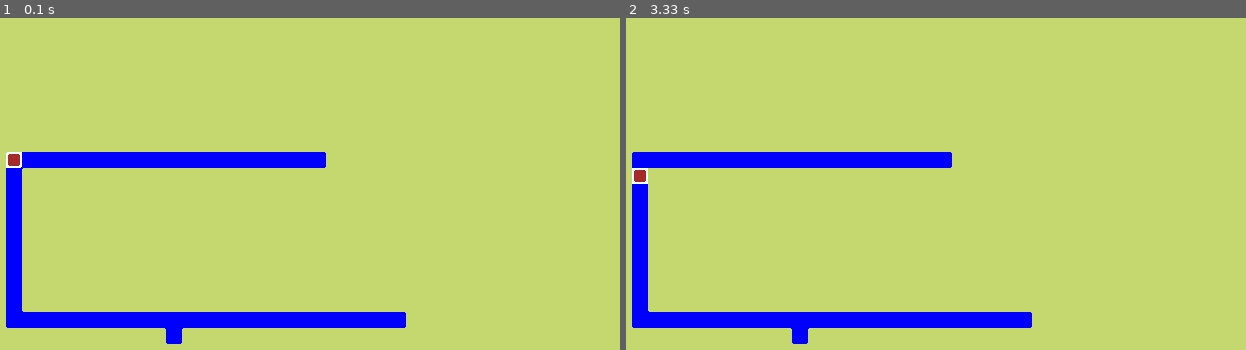
Above: before the commit, frames 1-2 (left to right).
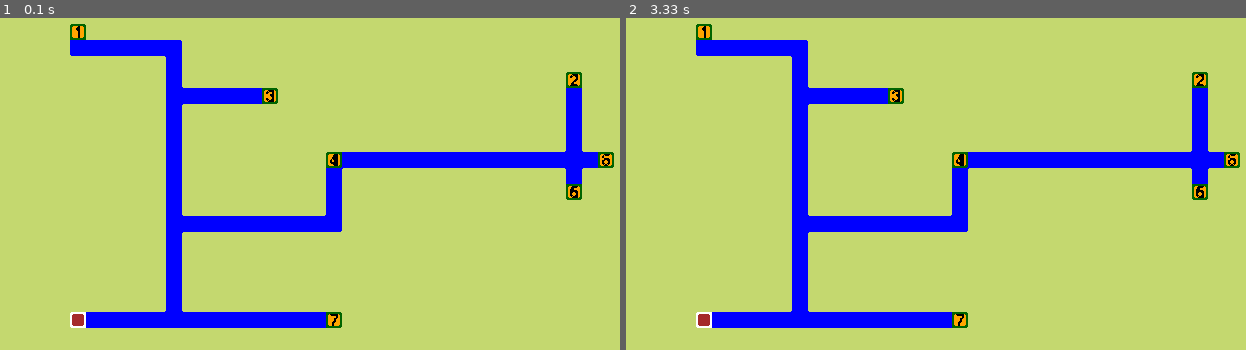
Above: after the commit, the same moments.

Repository: Feenix33/PyGameG
Game: pygame game, started from Roads/roads.py
Same seed, same stepped clock (60 frames per second), same inputs: the game is played once before the commit and once after it.
Inputs:
- Up to frame 1 (0.1 s): no input
- Up to frame 2 (3.33 s): tap D at 0.33 s; tap Enter at 1.67 s; tap 0 at 3 s

The runs differ from the first frame. In frame 1, 13% of the frame differs, in the area x 0-100%, y 1-99%; in frame 2, 13%.

Commit message:
Update for stations and moving trucks

Diff:
--- a/Roads/entity.py
+++ b/Roads/entity.py
@@ -49,6 +49,9 @@
         return self._surf
 
     @property
+    def w(self): return self.wh[0]
+
+    @property
     def h(self): return self.wh[1]
 
     @property
--- a/Roads/gamemap.py
+++ b/Roads/gamemap.py
@@ -14,23 +14,49 @@
     def get(self):
         return heapq.heappop(self.elements)[1]
 
+    world_width = 50
+    world_height = 30
 
 class GameMap:
     def __init__(self, width, height):
+
         self.width = width
         self.height = height
         self.tiles = [[0 for y in range(self.height)] for x in range(self.width)]
+        self.stations = []
+        self.trucks = []
 
-    #def initialize_tiles(self):
-    #    tiles = [[Tile(True) for y in range(self.height)] for x in range(self.width)]
-    #    return tiles
+
+    def make_map_from_file(self):
+        with open("plan.txt", "r") as reader:
+            txt_map = reader.readlines()
+
+        self.width = int(txt_map[0][1:])
+        y = 0
+        for line in txt_map:
+            if line[0] != '#':
+                for x in range(self.width):
+                    if line[x] in ['r', 's', 't']:
+                        self.tiles[x][y] = 1
+                        if line[x] == 's': self.stations.append((x, y))
+                        if line[x] == 't': self.trucks.append((x, y))
+                y += 1
+        self.height = y
 
     def make_map(self):
         #self.roadrect(4, 10, 30, 10)
-        self.hroad(( 4, 10), 20)
-        self.vroad(( 4, 10), 10)
-        self.hroad(( 4, 20), 25)
-        self.vroad((14, 20),  2)
+        #self.hroad(( 4, 10), 20)
+        #self.vroad(( 4, 10), 10)
+        #self.hroad(( 4, 20), 25)
+        #self.vroad((14, 20),  2)
+        self.make_map_from_file()
+
+
+    def get_trucks_coords(self):
+        return self.trucks
+
+    def get_stations_coords(self):
+        return self.stations
 
     def hroad(self, start, length, value=1):
         x,y = start
@@ -95,12 +121,27 @@
                     frontier.put (next, priority)
                     came_from[next] = current
 
+        # cme added because combining find and path creation
+        if goal not in came_from:
+            return []
+
         # Create the path
         current = goal
         path = []
         while current != start:
+            #print ("Path: {} | {}".format(str(current), str(path)))
             path.append(current)
             current = came_from[current]
         path.append(start)
         path.reverse()
         return path
+
+
+    def dump(self):
+        for y in range(self.height):
+            for x in range(self.width):
+                if self.tiles[x][y] == 0:
+                    print (" ", end="")
+                else:
+                    print (self.tiles[x][y], end="")
+            print ("|")
--- a/Roads/initialize.py
+++ b/Roads/initialize.py
@@ -28,6 +28,7 @@
         'background_color': "#c4d86f",
         'clr_background': "#c4d86f",
         'clr_truck': {'fill':"brown", 'outline':'white'},
+        'clr_station': {'fill':"orange", 'outline':'darkgreen', 'slash':'yellow', 'text':'black',},
 
     }
     return constants
--- /dev/null
+++ b/Roads/plan.txt
@@ -0,0 +1,33 @@
+# 50
+#.........1....1....2....2....3....3....4....4....5
+#1...5....0....5....0....5....0....5....0....5....0
+..................................................#00
+..................................................#01
+........s.........................................#02
+........rrrrrrr...................................#03
+..............r...................................#04
+..............r........................s..........#05
+..............rrrrrrs..................r..........#06
+..............r........................r..........#07
+..............r........................r..........#08
+..............r........................r..........#09
+..............r.........srrrrrrrrrrrrrrrrs........#10
+..............r.........r..............r..........#11
+..............r.........r..............s..........#12
+..............r.........r.........................#13
+..............rrrrrrrrrrr.........................#14
+..............r...................................#15
+..............r...................................#16
+..............r...................................#17
+..............r...................................#18
+..............r...................................#19
+........trrrrrrrrrrrrrrrs.........................#20
+..................................................#21
+..................................................#22
+..................................................#23
+..................................................#24
+..................................................#25
+..................................................#26
+..................................................#27
+..................................................#28
+..................................................#29
--- a/Roads/roads.py
+++ b/Roads/roads.py
@@ -19,6 +19,7 @@
 from world import World
 from gamemap import GameMap
 from truck import Truck, AITruck
+from station import Station, AIStation
 
 from pygame.locals import ( RLEACCEL, K_UP, K_DOWN, K_LEFT, K_RIGHT, K_ESCAPE, KEYDOWN, \
         QUIT, K_HOME, K_SPACE, K_PAGEUP, K_PAGEDOWN, )
@@ -28,6 +29,7 @@
     for entity in entities:
         if entity.ai:
             entity.ai.move()
+            #pass
 
 
 def render_system(screen, world, entities):
@@ -60,14 +62,38 @@
     world.update()
 
     entities = []
+    trucks = []
+    stations = []
 
     dim = constants['dim']
 
-    truck= Entity("truck", ( 4*dim,10*dim), (dim, dim),
-        etype=Truck(constants['clr_truck']),
-        ai=AITruck(constants, gmap))
-    entities.append( truck )
-    truck.ai.set_goal((14,21))
+    #truck= Entity("truck", (14*dim,21*dim), (dim, dim),
+    #    etype=Truck(constants['clr_truck']),
+    #    ai=AITruck(constants, gmap))
+    #entities.append( truck )
+    #trucks.append( truck )
+    #truck.ai.set_goal((14,21))
+
+    for x,y in gmap.get_trucks_coords():
+        truck= Entity("Truck", (x*dim, y*dim), (dim, dim),
+            etype=Truck(constants['clr_truck']),
+            ai=AITruck(constants, gmap))
+        entities.append( truck )
+        trucks.append( truck )
+    truck = trucks[0]
+
+    #station= Entity("station", (10*dim,20*dim), (dim, dim),
+    ##    etype=Station(constants['clr_station']),
+    #    ai=AIStation(constants, gmap))
+    #entities.append( station )
+    #stations.append( station )
+
+    for x,y in gmap.get_stations_coords():
+        station= Entity("station", (x*dim, y*dim), (dim, dim),
+            etype=Station(constants['clr_station']),
+            ai=AIStation(constants, gmap))
+        entities.append( station )
+        stations.append( station )
 
     while running:
 
@@ -81,15 +107,19 @@
                     for entity in entities:
                         print (repr(entity))
 
-                elif pg.K_0 <= event.key <= pg.K_4:
-                    truck.ai.step()
-                    #truck.ai.move2map(20, 10)
+                elif event.key == pg.K_0:
+                    #truck.ai.step()
+                    truck.ai.move()
 
-                elif pg.K_5 <= event.key <= pg.K_8:
+                #elif event.key == pg.K_1:
+                elif pg.K_1 <= event.key <= pg.K_9:
+                    sid = event.key - pg.K_1
+                    if sid < len(stations):
+                        truck.ai.set_goal((stations[sid].sx//dim, stations[sid].sy//dim))
                     pass
 
-                elif event.key == pg.K_9:
-                    truck.ai.set_goal((28,20))
+                else:
+                    print ("Key code {} No action".format(event.key))
 
 
             if event.type == QUIT:
--- /dev/null
+++ b/Roads/station.py
@@ -0,0 +1,47 @@
+'''
+station.py
+
+'''
+import pygame as pg
+#import random
+
+from pygame.locals import ( RLEACCEL, )
+
+class Station:
+    def __init__(self, clr):
+        self.colors = clr
+
+    def create_surface(self):
+        surf = pg.Surface(self.owner.wh)
+        #surf.set_colorkey(pg.Color("magenta"), RLEACCEL)
+        #surf.fill (pg.Color("magenta"))
+        surf.fill (pg.Color(self.colors['fill']))
+        #pg.draw.line(surf, pg.Color(self.colors['slash']), (0,0), self.owner.wh, 1)
+        #pg.draw.line(surf, pg.Color(self.colors['slash']), (0,self.owner.h), (self.owner.w, 0), 1)
+        pg.draw.rect(surf, pg.Color(self.colors['outline']),
+                pg.Rect((0,0), self.owner.wh), 1)
+
+
+        font = pg.font.SysFont(pg.font.get_default_font(), 3*self.owner.h//2)
+
+        ## fix the rest
+        text = font.render(str(self.owner.ndx), False, pg.Color(self.colors['text']))
+        surf.blit(text, dest=(self.owner.w//4,0))
+
+
+
+        return surf
+
+    def __repr__(self):
+        return "Station"
+
+class AIStation:
+    def __init__(self, const, gmap):
+        self.gmap = gmap
+
+    def move(self):
+        pass
+
+    def __repr__(self):
+        response = 'AIStation'
+        return response
--- a/Roads/truck.py
+++ b/Roads/truck.py
@@ -1,11 +1,13 @@
 '''
 truck.py
+
 '''
 import pygame as pg
 #import random
 
 from pygame.locals import ( RLEACCEL, )
 from direction import Dir
+
 
 class Truck:
     def __init__(self, clr):
@@ -27,18 +29,29 @@
 class AITruck:
     def __init__(self, const, gmap):
         self.gmap = gmap
-        self.vel = 0
+        self.velocity = 5
+        self.velocity = 1
         self.dim = const['dim']
         self.goal = None
+        self.goal_queue = []
         #self.current = (self.owner.sx / self.dim, self.owner.sy / self.dim)
         self.current = None
-        self.path = None
+        self.path = []
 
     def set_goal(self, goal):
-        self.goal = goal
+        self.goal_queue.append(goal)
+        #self.build_path_to_goal()
+
+    def build_path_to_goal(self):
+        if not self.goal_queue: return # no goals to set
+
+        self.goal = self.goal_queue.pop(0)
         self.current = (self.owner.sx//self.dim, self.owner.sy//self.dim)
         self.path = self.gmap.path(self.current, self.goal)
-        self.path.pop(0) # contains the current location
+        if len(self.path): # possible no path exists
+            self.path.pop(0) # contains the current location
+        else:
+            print ("ERROR: No path")
 
     def step(self):
         if len(self.path) > 0:
@@ -48,6 +61,42 @@
 
 
     def move(self):
+        if len(self.path) == 0:
+            if self.goal_queue:
+                self.build_path_to_goal()
+            return
+        for _ in range(self.velocity):
+            self.move_one_increment()
+
+    def move_one_increment(self):
+        if len(self.path) == 0: return
+
+        dbgpopped = False
+        dbgtop = False
+
+        goal = self.path[0]
+        vx, vy = 0,0
+        if self.current[0] == goal[0]: # vel is y
+            dbgtop = True
+            if self.current[1] < goal[1]: vy =  1
+            else: vy =  -1
+        else: # vel is x
+            if self.current[0] < goal[0]: vx =  1
+            else: vx =  -1
+
+        self.owner.sx += vx
+        self.owner.sy += vy
+
+        if self.owner.sx % self.dim == 0 and self.owner.sy % self.dim == 0:
+            self.current = self.path.pop(0)
+            popped = True
+
+        ##print ("current={}, goal={} ".format(self.current, goal), end='')
+        ##print ("vel=({},{}) ".format(vx, vy), end='')
+        ##print ("top={} atGoal={} ".format(str(dbgtop), str(dbgpopped)), end='')
+        ##print ("Moved to ({},{})".format(self.owner.sx, self.owner.sy))
+
+    def move2(self):
         if self.vel > 0 and self.owner.sx < self.tgtx:
             xvel, yvel = self.owner.direction.xy()
             self.owner.sx += xvel
@@ -62,6 +111,6 @@
 
     def __repr__(self):
         response = "dim={} current={} goal={}".format(self.dim, self.current, self.goal)
-        response += '\n    path='
-        response += str(self.path)
+        response += '\n        goal_queue={}-{}'.format(len(self.goal_queue), str(self.goal_queue))
+        response += '\n        path={}-{}'.format(len(self.path), str(self.path))
         return response
